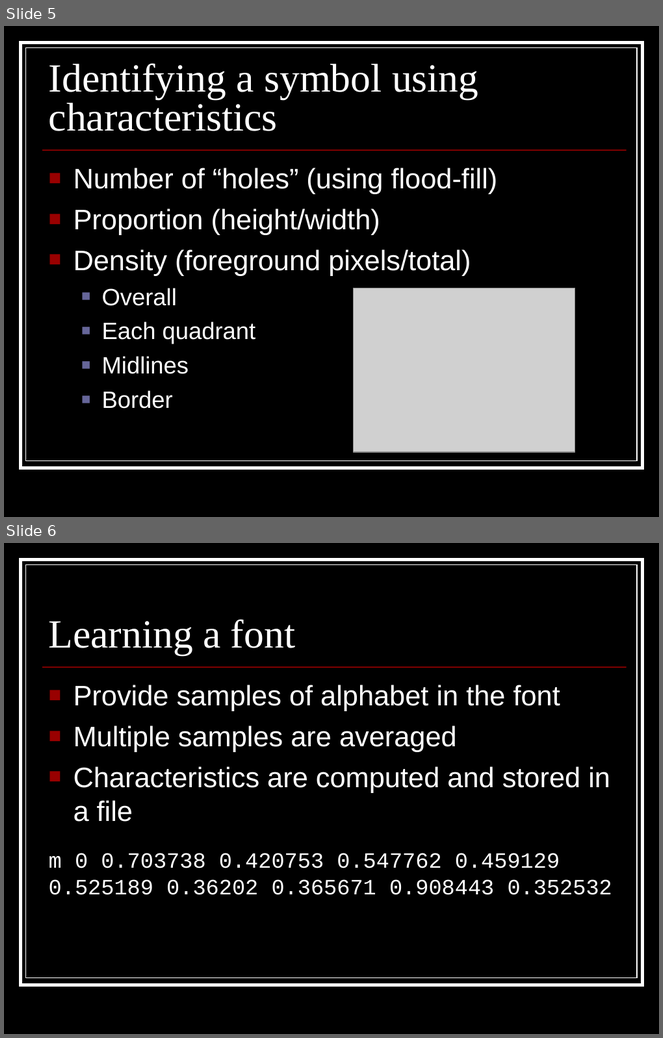
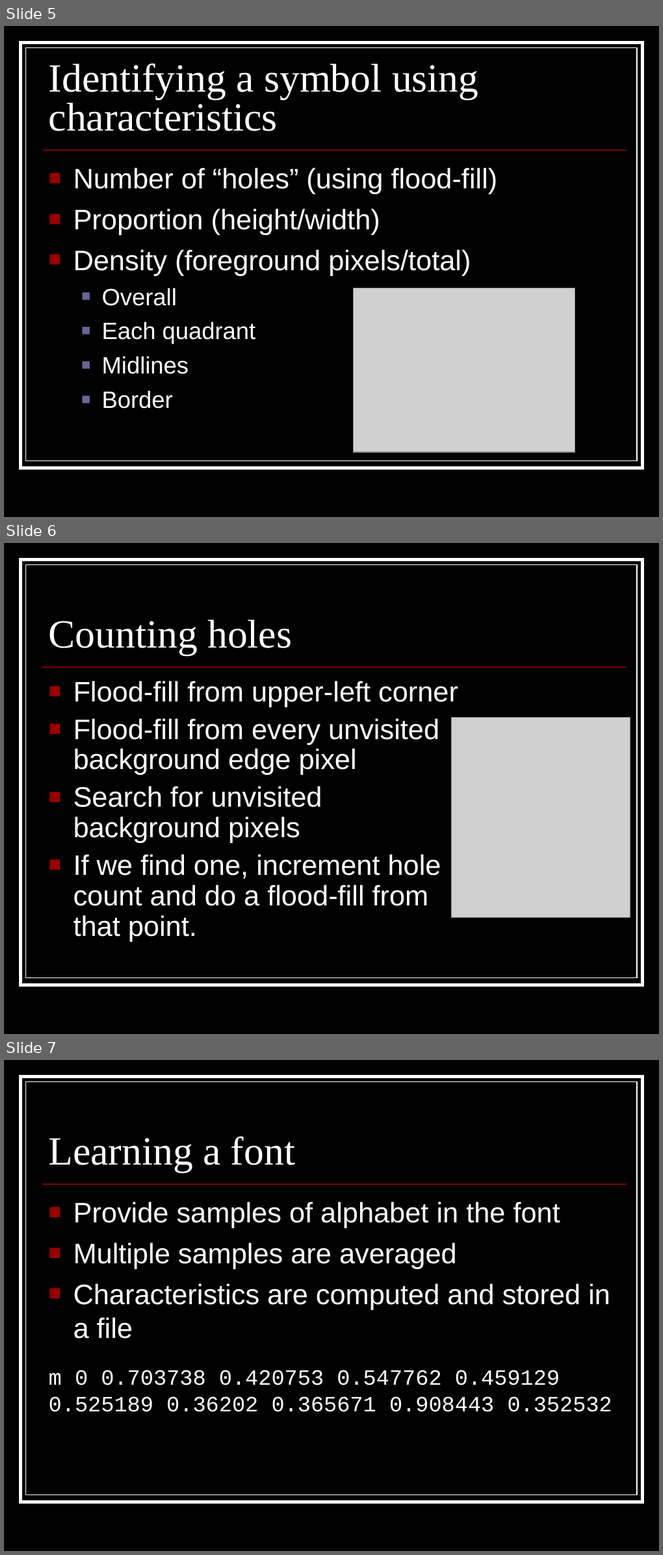
Before and after one commit to coyotebush/OCR, a slide deck: presentation/OCR.ppt. Shown one above the other, each under a label of ours: slides 5 and 6 before the commit, slides 5, 6 and 7 after it. The pictures are 663x1038 and 663x1555 pixels, drawn with LibreOffice and Linux fonts; fonts in the diff are those of the drawing; grey boxes stand for pictures. Boxes give left, top, right and bottom in pixels: in the first picture for what was removed or moved away, otherwise in the second. Text is boxed around its words. In the diff, an @@ line names an element or a change of style, - is before the commit and + after.

```diff
--- a/presentation/OCR.ppt
+++ b/presentation/OCR.ppt
@@ slide 6 added at bbox=[4, 543, 659, 1034], background #000000; not listed: 3 template elements that a slide beside it also shows @@
@@ title added at bbox=[49, 620, 292, 655], 44 pt, text #FFFFFF @@
+Counting holes
@@ text added at bbox=[74, 681, 458, 941], 31 pt, text #FFFFFF @@
+■ Flood-fill from upper-left corner
+■ Flood-fill from every unvisited background edge pixel
+■ Search for unvisited background pixels
+■ If we find one, increment hole count and do a flood-fill from that point.
@@ picture added at bbox=[451, 718, 631, 918] @@
@@ what was slide 6 is now slide 7 @@
```
Also in this commit, not shown: 1 slide changed, 4 other slides added, 8 other files.
